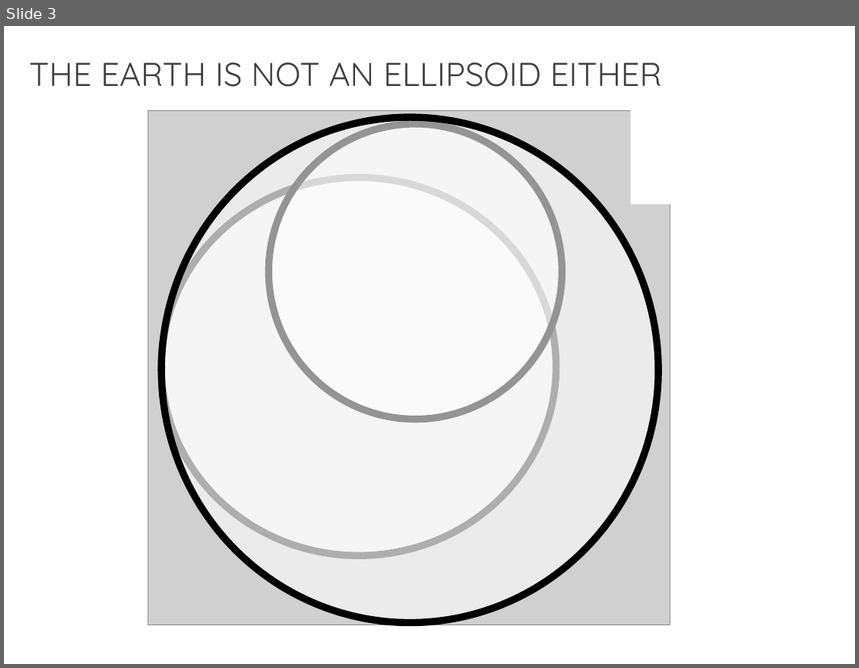
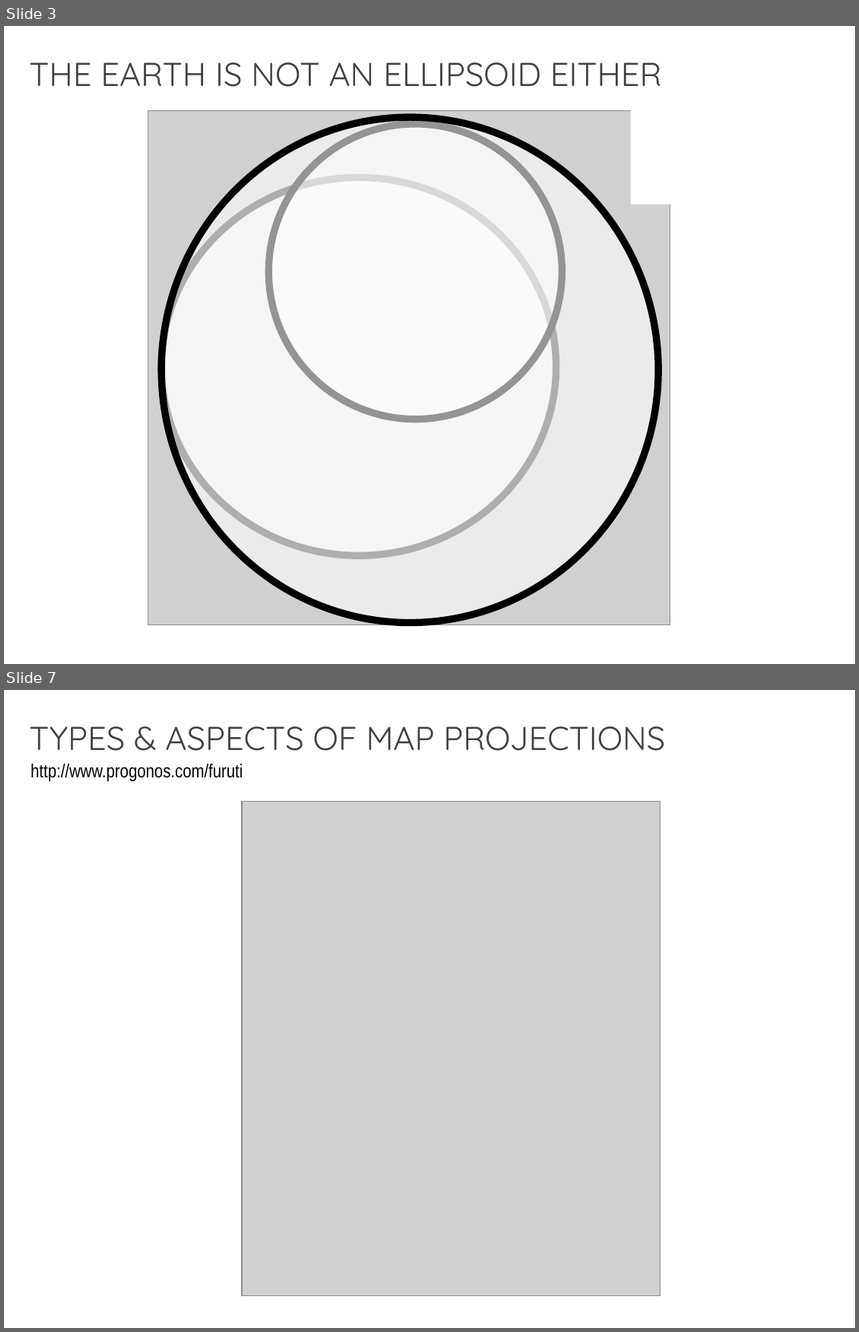
Before and after one commit to MarconiLab/training-courses, a slide deck: gis/ictp/master-course/ppt/map-projections.pptx. Shown one above the other, each under a label of ours: slide 3 before the commit, slides 3 and 7 after it; the slides between them are not shown. The pictures are 859x668 and 859x1332 pixels, drawn with LibreOffice and Linux fonts; fonts in the diff are those of the drawing; grey boxes stand for pictures. Boxes give left, top, right and bottom in pixels: in the first picture for what was removed or moved away, otherwise in the second. Text is boxed around its words. In the diff, an @@ line names an element or a change of style, - is before the commit and + after.

```diff
--- a/gis/ictp/master-course/ppt/map-projections.pptx
+++ b/gis/ictp/master-course/ppt/map-projections.pptx
@@ slide 7 added at [4,690,855,1328], background #FFFFFF @@
@@ text added at [29,726,665,751], 28 pt, text #404040 @@
+TYPES & ASPECTS OF MAP PROJECTIONS
@@ text added at [31,764,243,781], 16 pt, text #000000 @@
+http://www.progonos.com/furuti
@@ picture added at [243,802,661,1296] @@
```
Also in this commit, not shown: 3 slides changed, 4 other slides added, 3 slides removed, 19 other files.
